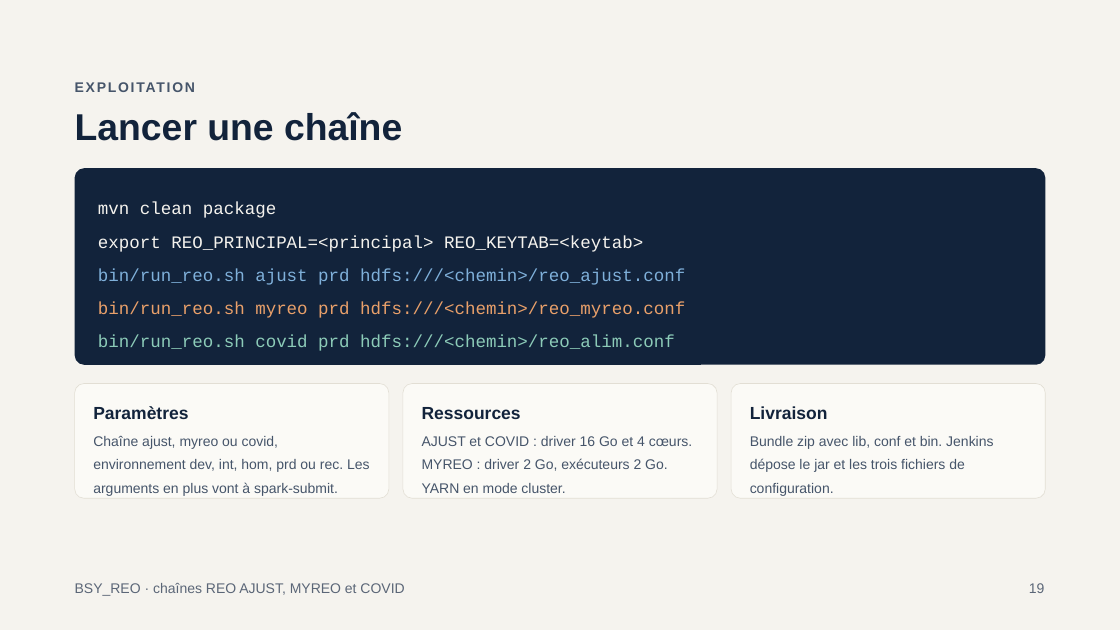
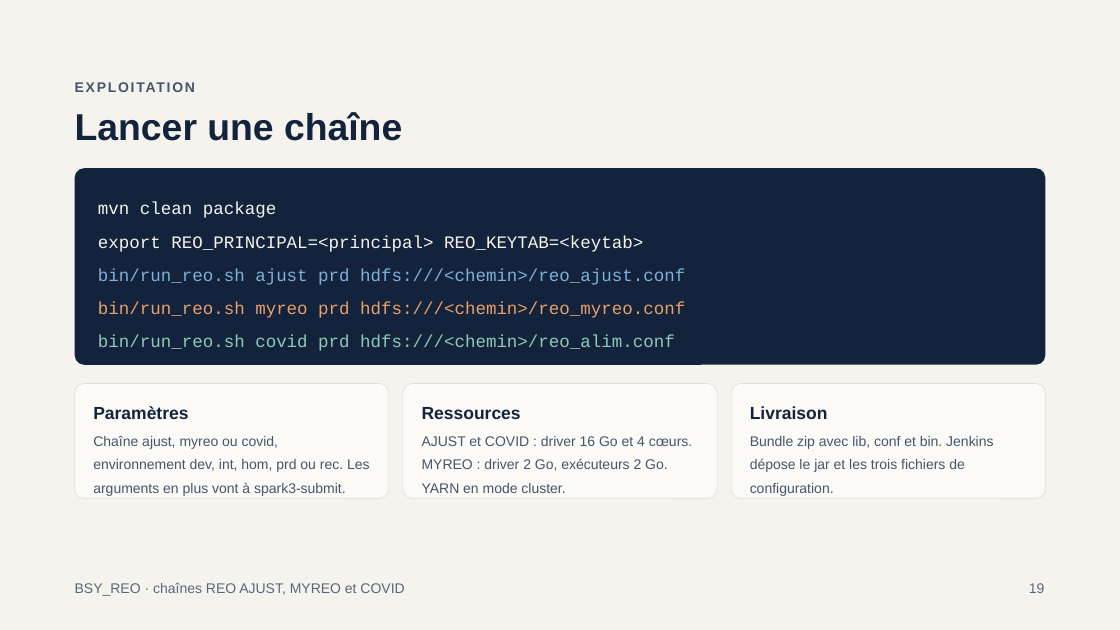
Before and after one commit to mlamouchi001/REO_SCALA, a slide deck: slide 19 of docs/Presentation_BSY_REO.pptx. Drawn at 1120x630 pixels with LibreOffice and Linux fonts; fonts in the diff are those of the drawing. Boxes give left, top, right and bottom in pixels: in the first picture for what was removed or moved away, otherwise in the second. Text is boxed around its words. In the diff, an @@ line names an element or a change of style, - is before the commit and + after.

Commit message:
Accès SQL Server de la chaîne COVID sur le modèle de PUSHSQLSERVER (Vault)
- Identifiants SQL Server lus dans Vault par AppRole (vault-java-driver) :
  roleId et secretId dans vault.conf (variable vault_config_file), nouvelles
  tentatives, secours de vault.conf, valeurs en clair en dernier recours ;
  le magasin jceks est retiré.
- Configuration dfin.bsy.reo.mssqlserver sur la structure de PUSHSQLSERVER
  (accès Vault commun, serveur, port, instance et base par environnement),
  même URL JDBC ; modèle conf/vault.conf.template, vault.conf ignoré par Git.
- Insertion par SQLServerBulkCopy en flux (SparkIteratorBulkData) au lieu de
  l'écriture JDBC Spark : colonnes alignées sur INFORMATION_SCHEMA, chaînes
  tronquées, lots validés au fil de l'eau.
- bin/run_reo.sh : spark3-submit surchargeable, jar unique de lib/ ou
  REO_JAR, refus de soumettre si la classe manque au jar, envoi de vault.conf
  au driver YARN.
- .gitattributes : fins de ligne LF forcées.
- Tests (204 au vert), documentation et présentation mises à jour.

```diff
--- a/docs/Presentation_BSY_REO.pptx
+++ b/docs/Presentation_BSY_REO.pptx
@@ text at bbox=[93, 436, 370, 496]: text changed @@
-Chaîne ajust, myreo ou covid, environnement dev, int, hom, prd ou rec. Les arguments en plus vont à spark-submit.
+Chaîne ajust, myreo ou covid, environnement dev, int, hom, prd ou rec. Les arguments en plus vont à spark3-submit.
```
Also in this commit, not shown: 3 other slides changed, 17 other files.
